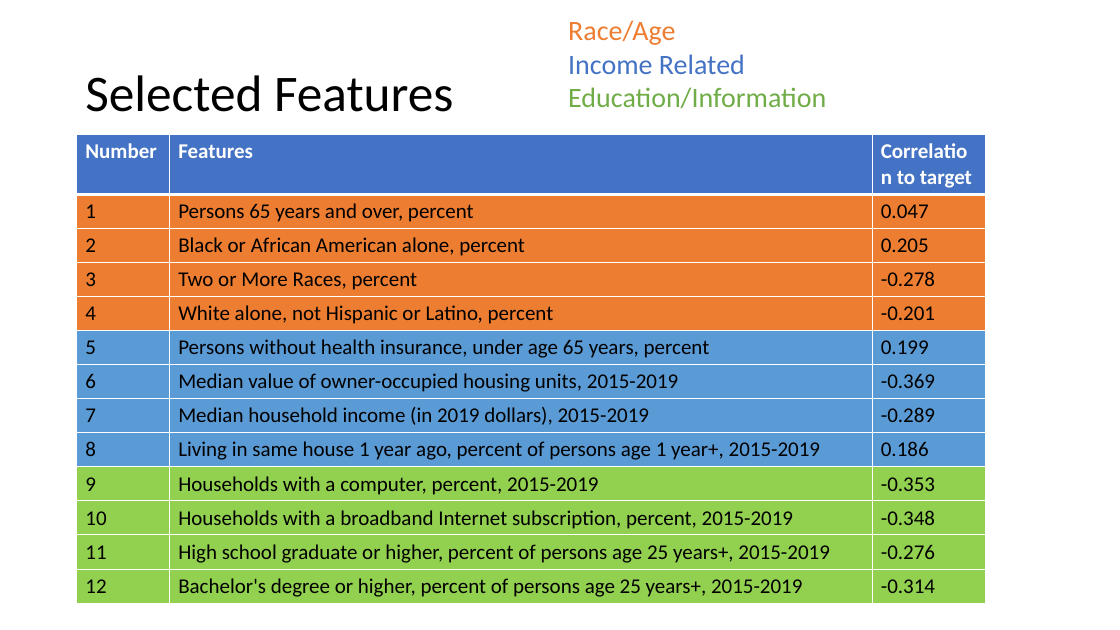
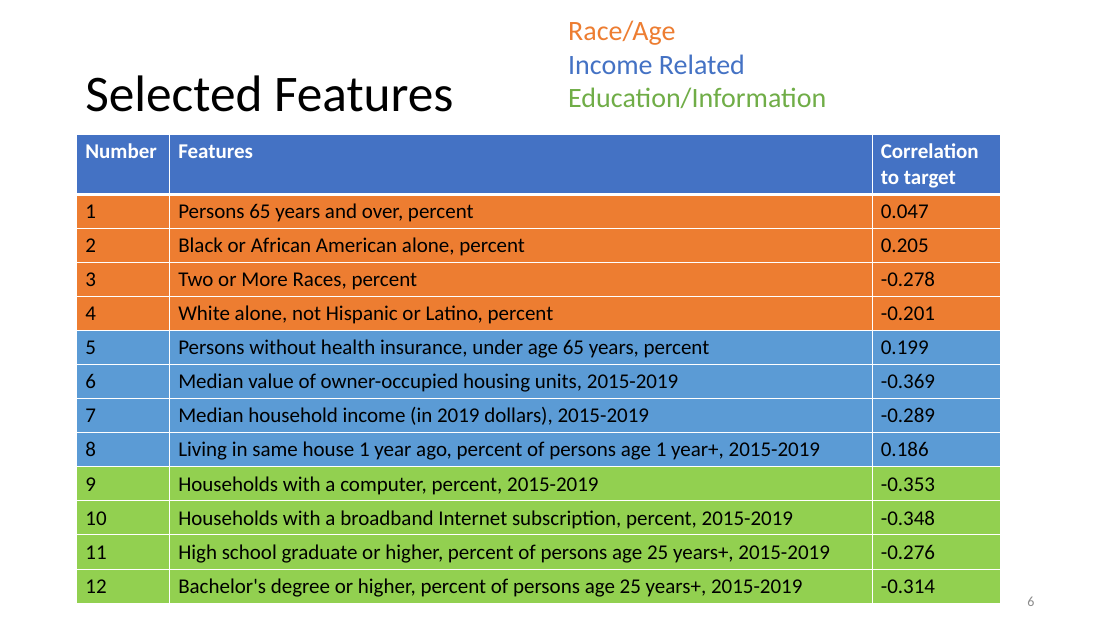
Before and after one commit to nkinnaird/CountyCovidIndexing, a slide deck: slide 6 of Presentation/CovidProjectPresentation.pptx. Drawn at 1120x630 pixels with LibreOffice and Linux fonts; fonts in the diff are those of the drawing. Boxes give left, top, right and bottom in pixels: in the first picture for what was removed or moved away, otherwise in the second. Text is boxed around its words. In the diff, an @@ line names an element or a change of style, - is before the commit and + after.

```diff
--- a/Presentation/CovidProjectPresentation.pptx
+++ b/Presentation/CovidProjectPresentation.pptx
@@ table: place and size @@
-table at <box>77,134,986,602</box>
+table at <box>77,134,1001,602</box>
@@ page number added at <box>1027,597,1034,606</box>, 12 pt, text #8C8C8C @@
+6
```
Also in this commit, not shown: 15 other slides changed, 4 slides added, 3 slides removed, 6 other files.
